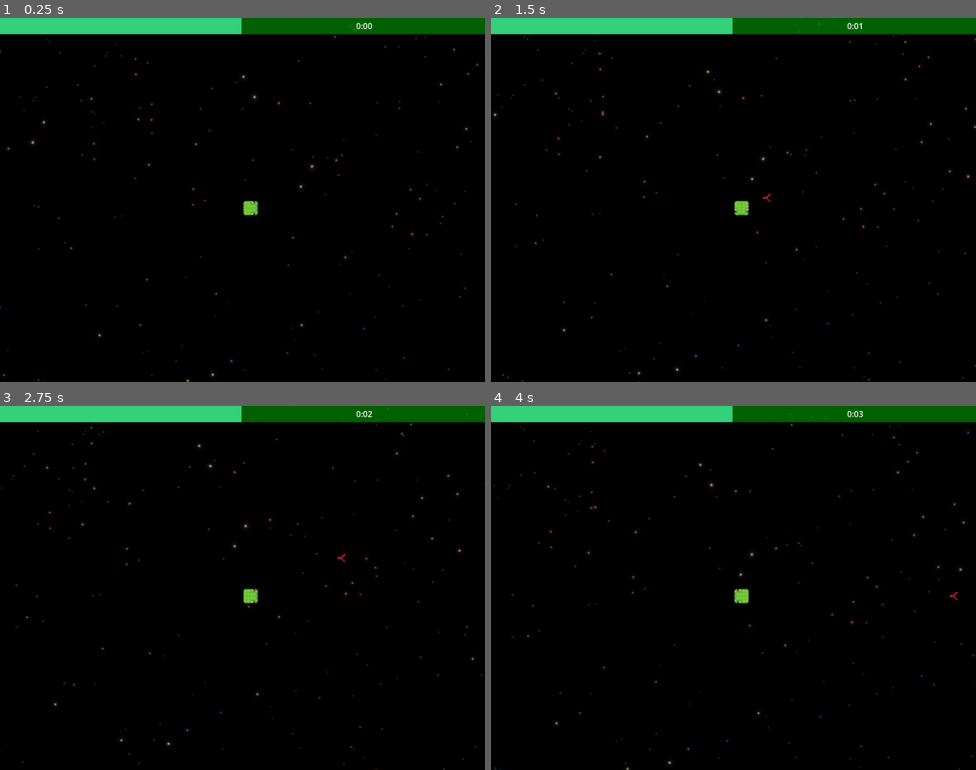
Above: before the commit, frames 1-4 (two rows, left to right).
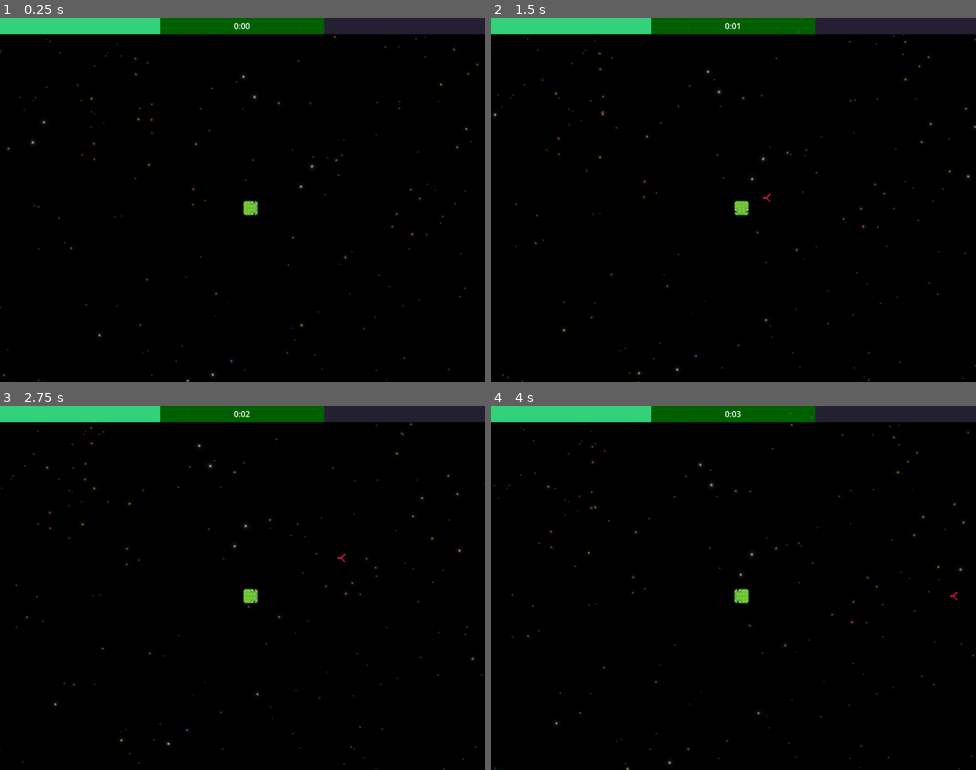
Above: after the commit, the same moments.

Repository: jaerrib/space-snake-survivor
Game: Godot game, scene res://scenes/main/main.tscn
Same seed, same stepped clock (60 frames per second), same inputs: the game is played once before the commit and once after it.
Inputs:
- Up to frame 1 (0.25 s): no input
- Up to frame 2 (1.5 s): hold D (right) 0.53-1.28 s; tap P (xp_spawn) at 0.6, 1.35 s; hold S (down) from 1.28 s (still down)
- Up to frame 3 (2.75 s): release S (down) at 2.03 s; hold D (right) from 2.03 s (still down); tap P (xp_spawn) at 2.1 s
- Up to frame 4 (4 s): release D (right) at 2.78 s; hold Up (up) 2.78-3.53 s; tap P (xp_spawn) at 2.85, 3.6 s; hold A (left) from 3.53 s (still down)

The runs differ from the first frame. In frame 1, 2.3% of the frame differs, in the area x 33-100%, y 0-5%; in frame 2, 2.3%; in frame 3, 2.3%; in frame 4, 2.3%.

Commit message:
Add xp bar to hud

Diff:
--- a/scenes/hud/hud.tscn
+++ b/scenes/hud/hud.tscn
@@ -1,7 +1,8 @@
-[gd_scene load_steps=4 format=3 uid="uid://bm6ipr5efunpg"]
+[gd_scene load_steps=5 format=3 uid="uid://bm6ipr5efunpg"]
 
 [ext_resource type="Script" uid="uid://6ng35qfvmyvj" path="res://scenes/hud/timer.gd" id="1_48c2t"]
 [ext_resource type="PackedScene" uid="uid://8pydh1pfgx1s" path="res://scenes/health_bar/health_bar.tscn" id="1_cgeww"]
+[ext_resource type="PackedScene" uid="uid://b1lplrwpbqcsk" path="res://scenes/xp_bar/xp_bar.tscn" id="2_c45xl"]
 
 [sub_resource type="LabelSettings" id="LabelSettings_48c2t"]
 
@@ -49,6 +50,14 @@
 text = "00:00"
 label_settings = SubResource("LabelSettings_48c2t")
 
+[node name="HBoxContainer3" type="HBoxContainer" parent="MC/MC2/HB"]
+layout_mode = 2
+size_flags_horizontal = 3
+
+[node name="XPBar" parent="MC/MC2/HB/HBoxContainer3" instance=ExtResource("2_c45xl")]
+layout_mode = 2
+size_flags_horizontal = 3
+
 [node name="LevelTimer" type="Timer" parent="."]
 autostart = true
 script = ExtResource("1_48c2t")
--- a/scenes/snake/snake.gd
+++ b/scenes/snake/snake.gd
@@ -68,6 +68,7 @@
 
 func on_xp_touched(val: int) -> void:
 	xp_points += val
+	SignalManager.on_update_xp.emit()
 	while xp_points >= xp_required_for(xp_level):
 		xp_points -= xp_required_for(xp_level)
 		xp_level += 1
@@ -132,9 +133,5 @@
 	return xp_points
 
 
-func get_xp_required_for_current_level() -> int:
+func get_xp_required_for_next_level() -> int:
 	return xp_required_for(xp_level)
-
-
-func get_xp_required_for_next_level() -> int:
-	return xp_required_for(xp_level + 1)
--- /dev/null
+++ b/scenes/xp_bar/xp_bar.gd
@@ -0,0 +1,29 @@
+class_name XPBar extends TextureProgressBar
+
+const XP_COLOR: Color = Color("#3584e4")
+
+var player_ref: Snake
+var current_xp: int
+
+
+func _ready() -> void:
+	var player: Snake = get_tree().get_first_node_in_group("player")
+	player_ref = player
+	SignalManager.on_level_up.connect(on_level_up)
+	SignalManager.on_update_xp.connect(on_update_xp)
+	min_value = 0
+	tint_progress = XP_COLOR
+	set_xp_levels()
+
+
+func on_level_up() -> void:
+	set_xp_levels()
+
+
+func on_update_xp() -> void:
+	value = player_ref.get_xp()
+
+
+func set_xp_levels() -> void:
+	max_value = player_ref.get_xp_required_for_next_level()
+	value = player_ref.get_xp()
--- /dev/null
+++ b/scenes/xp_bar/xp_bar.tscn
@@ -0,0 +1,15 @@
+[gd_scene load_steps=4 format=3 uid="uid://b1lplrwpbqcsk"]
+
+[ext_resource type="Texture2D" uid="uid://cqt41khfbpull" path="res://assets/misc/progress-bg.png" id="1_154m3"]
+[ext_resource type="Texture2D" uid="uid://beaium1e18d1q" path="res://assets/misc/progress.png" id="1_l50ll"]
+[ext_resource type="Script" uid="uid://u2287nf4f3ls" path="res://scenes/xp_bar/xp_bar.gd" id="1_ohdb3"]
+
+[node name="XPBar" type="TextureProgressBar"]
+offset_right = 200.0
+offset_bottom = 16.0
+value = 50.0
+fill_mode = 1
+nine_patch_stretch = true
+texture_under = ExtResource("1_154m3")
+texture_progress = ExtResource("1_l50ll")
+script = ExtResource("1_ohdb3")
--- a/singletons/signal_manager.gd
+++ b/singletons/signal_manager.gd
@@ -19,3 +19,4 @@
 signal on_segment_hit(area: Area2D)
 signal on_level_up
 signal on_update_health(hp: float)
+signal on_update_xp
Not shown, added: scenes/xp_bar/xp_bar.gd.uid
